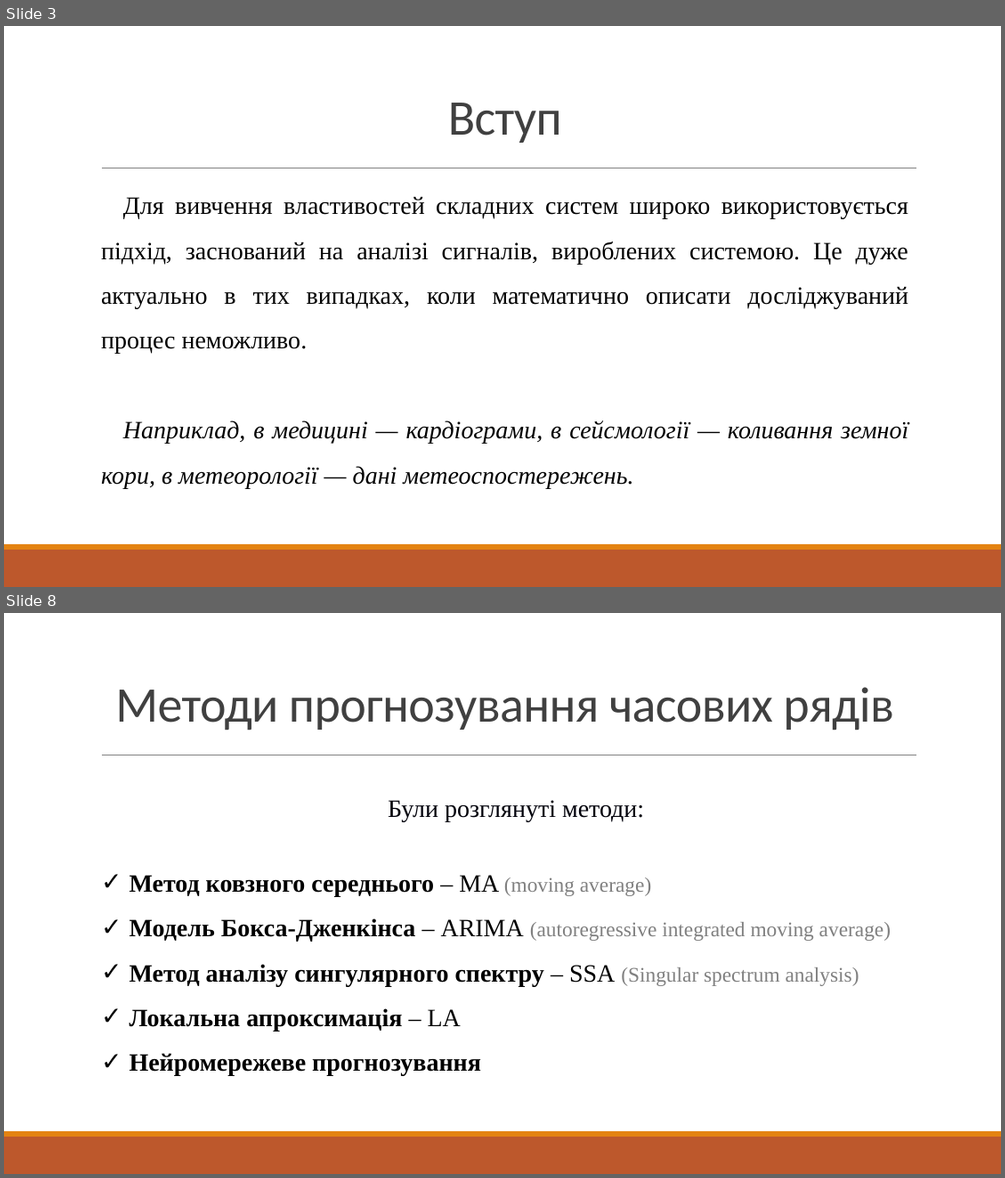
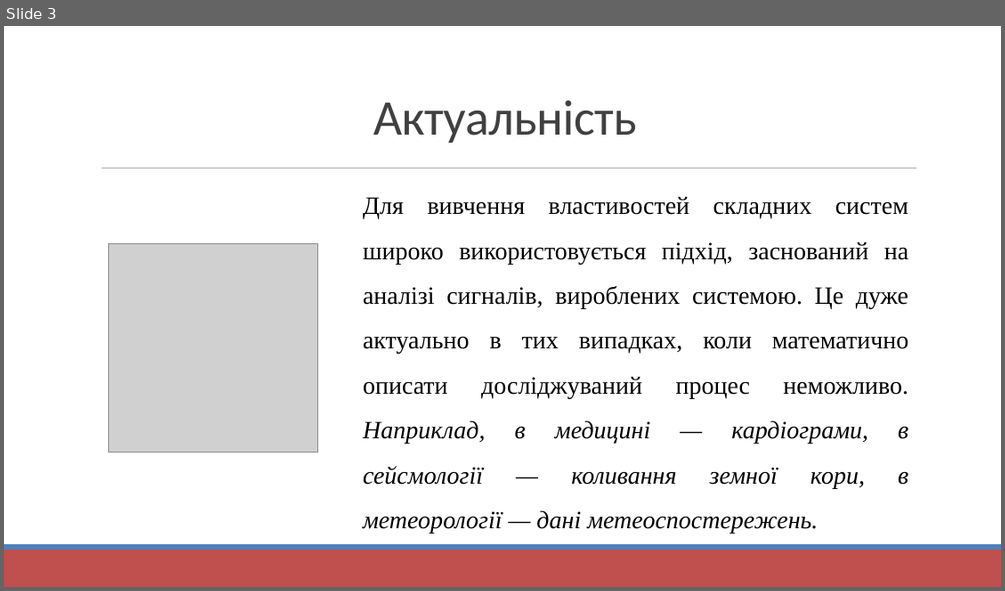
Before and after one commit to Sahlet/GammaNN, a slide deck: Documents/мой диплом/ПРЕЗЕНТАЦИЯ(предзащита).pptx. Shown one above the other, each under a label of ours: slides 3 and 8 before the commit, slide 3 after it; the slides between them are not shown. The pictures are 1005x1178 and 1005x591 pixels, drawn with LibreOffice and Linux fonts; fonts in the diff are those of the drawing; grey boxes stand for pictures. Boxes give left, top, right and bottom in pixels: in the first picture for what was removed or moved away, otherwise in the second. Text is boxed around its words. In the diff, an @@ line names an element or a change of style, - is before the commit and + after.

```diff
--- a/Documents/мой диплом/ПРЕЗЕНТАЦИЯ(предзащита).pptx
+++ b/Documents/мой диплом/ПРЕЗЕНТАЦИЯ(предзащита).pptx
@@ slide 8 removed at <box>4,613,1001,1174</box>, background #FFFFFF; not listed: 3 template elements that a slide beside it also shows @@
@@ title removed at <box>115,687,894,730</box> @@
-Методи прогнозування часових рядів
@@ text removed at <box>129,800,890,1076</box> @@
-Були розглянуті методи:
-✓ Метод ковзного середнього – MA (moving average)
-✓ Модель Бокса-Дженкінса – ARIMA (autoregressive integrated moving average)
-    ✓ Метод аналізу сингулярного спектру – SSA (Singular spectrum analysis)
-    ✓ Локальна апроксимація – LA
-    ✓ Нейромережеве прогнозування
@@ slide 3 changed as well @@
@@ text at <box>373,100,637,143</box>: text changed @@
-Вступ
+Актуальність
@@ line (102, 168) - (917, 168): stroke #808080 0.5 pt to #808080 0.51 pt @@
@@ text at <box>363,196,908,533</box>: text changed @@
-Для вивчення властивостей складних систем широко використовується підхід, заснований на аналізі сигналів, вироблених системою. Це дуже актуально в тих випадках, коли математично описати досліджуваний процес неможливо.
-Наприклад, в медицині — кардіограми, в сейсмології — коливання земної кори, в метеорології — дані метеоспостережень.
+Для вивчення властивостей складних систем широко використовується підхід, заснований на аналізі сигналів, вироблених системою. Це дуже актуально в тих випадках, коли математично описати досліджуваний процес неможливо. Наприклад, в медицині — кардіограми, в сейсмології — коливання земної кори, в метеорології — дані метеоспостережень.
@@ picture added at <box>109,244,318,452</box> @@
@@ rectangle at <box>4,549,1001,587</box>: fill #BD582C to #C0504D @@
@@ rectangle at <box>4,544,1001,549</box>: fill #E48312 to #4F81BD @@
```
Also in this commit, not shown: 7 other slides changed, 3 slides added, 6 other slides removed, 7 other files.
